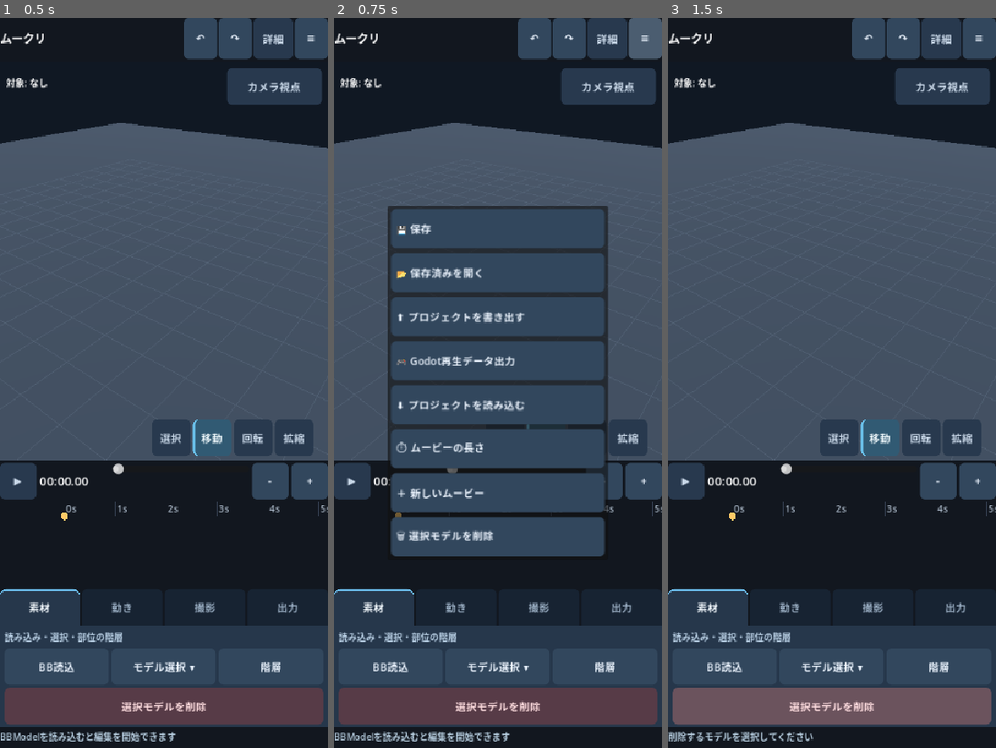
Above: before the commit, frames 1-3 (left to right).
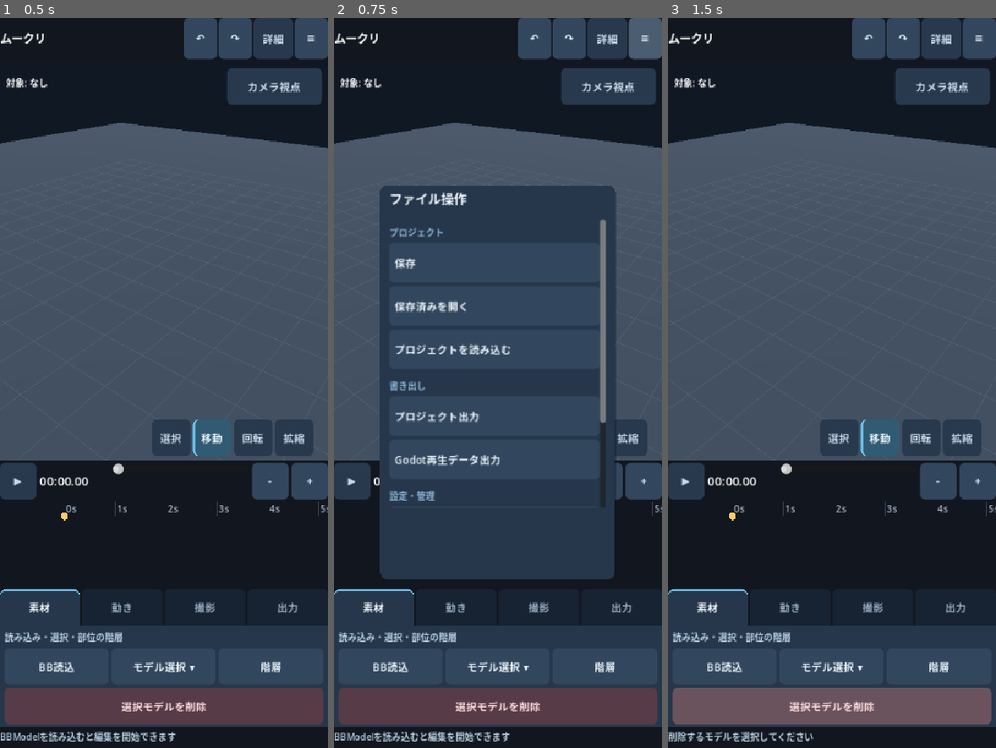
Above: after the commit, the same moments.

Repository: shejklgaia-png/movie_creater
Game: Godot game, scene res://scenes/editor.tscn
Two runs of this game, one before a commit and one after it. Both use one fixed random seed, a clock stepped at 60 frames per second and the inputs below.
Inputs:
- Up to frame 1 (0.5 s): no input
- Up to frame 2 (0.75 s): click "≡" at 0.5 s
- Up to frame 3 (1.5 s): click "選択モデルを削除" at 1.25 s

Frame 1 is identical in both runs. In frame 2, 13% of the frame differs, in the area x 13-87%, y 23-77%; in frame 3, nothing differs.

Commit message:
feat(ui): group file-menu actions into scrollable sections and style camera actions

Diff:
--- a/scripts/editor.gd
+++ b/scripts/editor.gd
@@ -512,27 +512,58 @@
 
 func _build_file_menu() -> void:
     file_menu = PopupPanel.new()
+    file_menu.add_theme_stylebox_override("panel", _ui_box(Color("#26374b"), 10, 12.0))
     add_child(file_menu)
+    var shell := VBoxContainer.new()
+    shell.add_theme_constant_override("separation", 7)
+    file_menu.add_child(shell)
+    var menu_title := Label.new()
+    menu_title.text = "ファイル操作"
+    menu_title.add_theme_font_size_override("font_size", 17)
+    menu_title.add_theme_color_override("font_color", Color("#f0f7ff"))
+    menu_title.custom_minimum_size.y = 34
+    shell.add_child(menu_title)
+    var scroll := ScrollContainer.new()
+    scroll.name = "FileMenuScroll"
+    scroll.custom_minimum_size = Vector2(0, 380)
+    scroll.horizontal_scroll_mode = ScrollContainer.SCROLL_MODE_DISABLED
+    scroll.size_flags_horizontal = Control.SIZE_EXPAND_FILL
+    shell.add_child(scroll)
     var choices := VBoxContainer.new()
     choices.custom_minimum_size = Vector2(260, 0)
-    choices.add_theme_constant_override("separation", 6)
-    file_menu.add_child(choices)
+    choices.size_flags_horizontal = Control.SIZE_EXPAND_FILL
+    choices.add_theme_constant_override("separation", 5)
+    scroll.add_child(choices)
     for entry in [
-        {"title":"💾 保存", "action":_save_project},
-        {"title":"📂 保存済みを開く", "action":_load_project},
-        {"title":"⬆ プロジェクトを書き出す", "action":_choose_project_export},
-        {"title":"🎮 Godot再生データ出力", "action":_choose_runtime_export},
-        {"title":"⬇ プロジェクトを読み込む", "action":_choose_project_import},
-        {"title":"⏱ ムービーの長さ", "action":_show_duration_dialog},
-        {"title":"＋ 新しいムービー", "action":_confirm_new_project},
-        {"title":"🗑 選択モデルを削除", "action":_confirm_delete_model}
+        {"header":"プロジェクト"},
+        {"title":"保存", "action":_save_project},
+        {"title":"保存済みを開く", "action":_load_project},
+        {"title":"プロジェクトを読み込む", "action":_choose_project_import},
+        {"header":"書き出し"},
+        {"title":"プロジェクト出力", "action":_choose_project_export},
+        {"title":"Godot再生データ出力", "action":_choose_runtime_export},
+        {"header":"設定・管理"},
+        {"title":"ムービーの長さ", "action":_show_duration_dialog},
+        {"title":"新しいムービー", "action":_confirm_new_project},
+        {"title":"選択モデルを削除", "action":_confirm_delete_model, "danger":true}
     ]:
+        if entry.has("header"):
+            var section := Label.new()
+            section.text = str(entry["header"])
+            section.add_theme_font_size_override("font_size", 12)
+            section.add_theme_color_override("font_color", Color("#8db7d8"))
+            section.custom_minimum_size.y = 26
+            section.vertical_alignment = VERTICAL_ALIGNMENT_BOTTOM
+            choices.add_child(section)
+            continue
         var action: Callable = entry["action"]
         var button := _make_button(choices, str(entry["title"]), func():
             file_menu.hide()
             action.call())
         button.alignment = HORIZONTAL_ALIGNMENT_LEFT
         button.custom_minimum_size.y = 52
+        if bool(entry.get("danger", false)):
+            _ui_paint_button(button, "danger")
     confirm_new = ConfirmationDialog.new()
     confirm_new.title = "新しいムービーを作成"
     confirm_new.dialog_text = "現在の編集内容を保存して、新しい空のムービーを作成しますか？"
@@ -556,7 +587,8 @@
     add_child(duration_dialog)
 
 func _open_file_menu() -> void:
-    file_menu.popup_centered(Vector2i(290, 364))
+    var available_height := maxi(440, int(get_viewport_rect().size.y) - 40)
+    file_menu.popup_centered(Vector2i(310, mini(520, available_height)))
 
 func _show_duration_dialog() -> void:
     duration_input.set_value_no_signal(DURATION)
@@ -1590,6 +1622,7 @@
 
 func _build_camera_menu() -> void:
     camera_menu = PopupPanel.new()
+    camera_menu.add_theme_stylebox_override("panel", _ui_box(Color("#26374b"), 10, 12.0))
     add_child(camera_menu)
     var content := VBoxContainer.new()
     content.custom_minimum_size.x = 260
@@ -1597,9 +1630,10 @@
     _make_button(content, "＋ 新しい撮影カメラ", func():
         camera_menu.hide()
         _new_camera_and_cut())
-    _make_button(content, "✕ 現在のカットを削除", func():
+    var delete_cut_button := _make_button(content, "✕ 現在のカットを削除", func():
         camera_menu.hide()
         _remove_current_camera_cut())
+    _ui_paint_button(delete_cut_button, "danger")
     _make_button(content, "カメラ一覧を更新", _open_camera_menu)
 
 func _open_camera_menu() -> void:
@@ -1616,6 +1650,7 @@
             "🎬 ここからCam %s" % camera_id.trim_prefix("camera_"),
             _insert_camera_cut.bind(camera_id))
         button.alignment = HORIZONTAL_ALIGNMENT_LEFT
+        _ui_paint_button(button, "item", camera_id == _active_camera_id())
     camera_menu.popup_centered()
 
 func _new_camera_and_cut() -> void:
